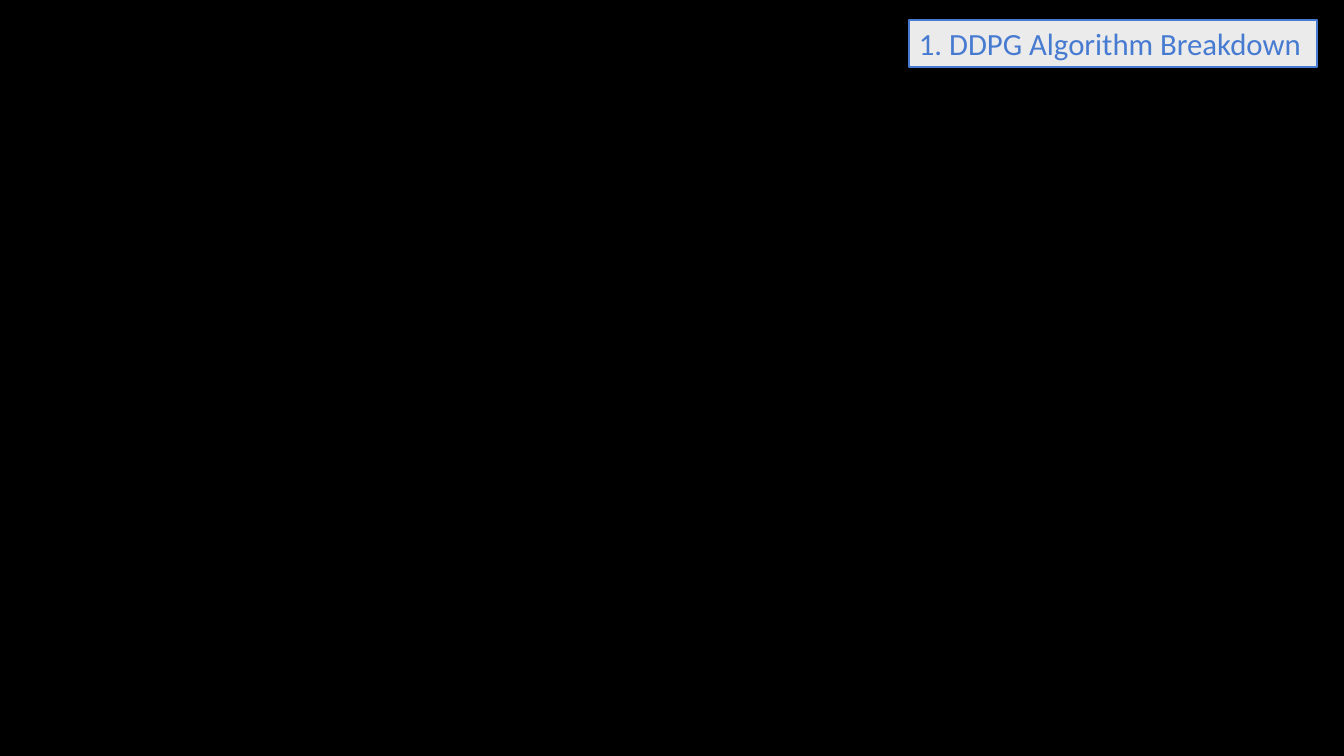
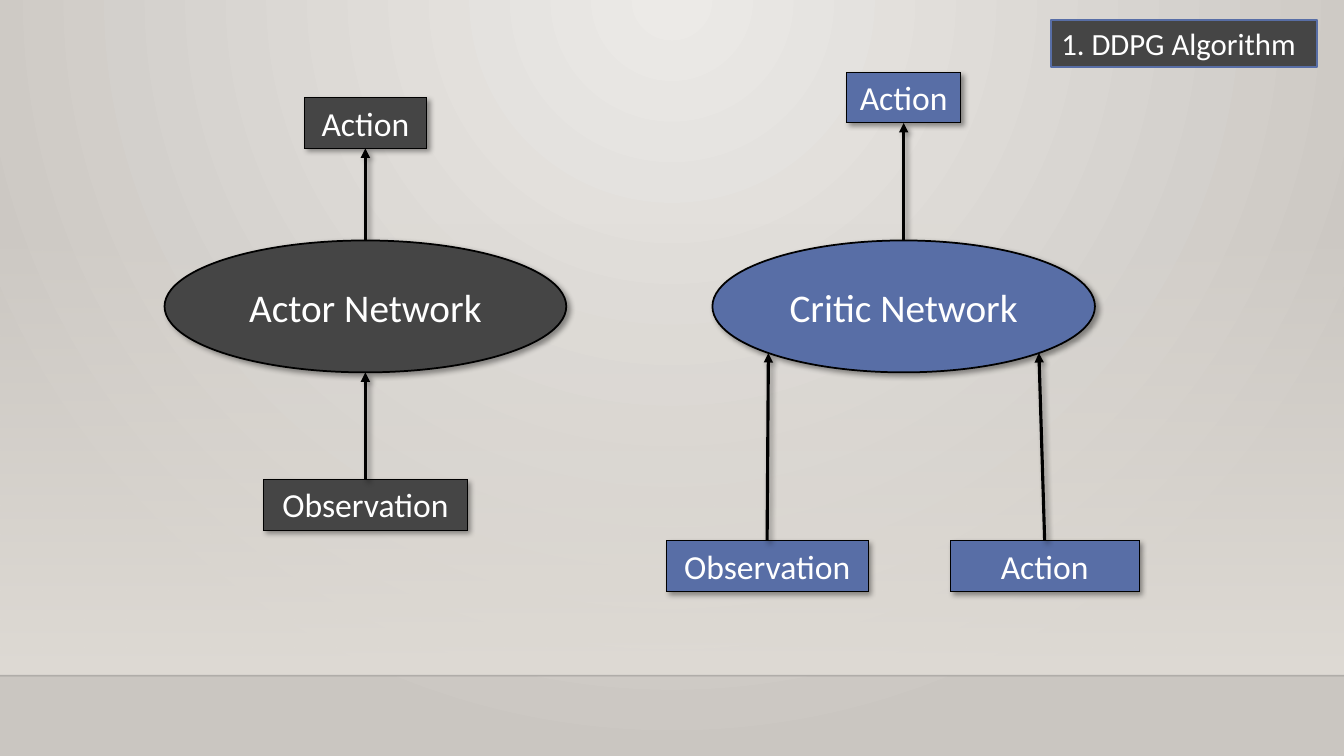
Before and after one commit to atkinssamuel/Multi-Agent-RL-for-Liquidation, a slide deck: slide 4 of Liquidation Using DDPG.pptx. Drawn at 1344x756 pixels with LibreOffice and Linux fonts; fonts in the diff are those of the drawing; background and template pictures are left out. Boxes give left, top, right and bottom in pixels: in the first picture for what was removed or moved away, otherwise in the second. Text is boxed around its words. In the diff, an @@ line names an element or a change of style, - is before the commit and + after.

```diff
--- a/Liquidation Using DDPG.pptx
+++ b/Liquidation Using DDPG.pptx
@@ background picture (left out) to gradient #ECEAE7 to #CAC7C1 @@
@@ rectangle "1. DDPG Algorithm" resized from (x1=909, y1=20, x2=1318, y2=68) to (x1=1052, y1=20, x2=1318, y2=68) @@
@@ rectangle "1. DDPG Algorithm" at (x1=1052, y1=20, x2=1318, y2=68): fill #EBEBEB to #454545; outline #477BD1 1.5 pt to #586EA6 1.5 pt @@
@@ text in rectangle at (x1=1061, y1=33, x2=1296, y2=61): text changed; text colour #477BD1 to #FFFFFF @@
-1. DDPG Algorithm Breakdown
+1. DDPG Algorithm
@@ rectangle added at (x1=847, y1=73, x2=961, y2=123), fill #586EA6, outline #000000 0.75 pt, 24 pt, text #FFFFFF @@
+Action
@@ rectangle added at (x1=304, y1=98, x2=427, y2=148), fill #454545, outline #000000 0.75 pt, 24 pt, text #FFFFFF @@
+Action
@@ arrow added from (366, 241) to (366, 148), #000000 2.25 pt @@
@@ arrow added from (904, 241) to (904, 123), #000000 2.25 pt @@
@@ rectangle added at (x1=0, y1=223, x2=1344, y2=676), fill gradient #DFDBD5 @@
@@ ellipse added at (x1=164, y1=241, x2=567, y2=373), fill #454545, outline #000000 1.25 pt, 28 pt, text #FFFFFF @@
+Actor Network
@@ ellipse added at (x1=713, y1=241, x2=1095, y2=373), fill #586EA6, outline #000000 1.25 pt, 28 pt, text #FFFFFF @@
+Critic Network
@@ arrow added from (767, 541) to (768, 353), #000000 2.25 pt @@
@@ arrow added from (1045, 541) to (1040, 353), #000000 2.25 pt @@
@@ arrow added from (366, 479) to (366, 372), #000000 2.25 pt @@
@@ rectangle added at (x1=264, y1=479, x2=468, y2=529), fill #454545, outline #000000 0.75 pt, 24 pt, text #FFFFFF @@
+Observation
@@ rectangle added at (x1=666, y1=541, x2=869, y2=592), fill #586EA6, outline #000000 0.75 pt, 24 pt, text #FFFFFF @@
+Observation
@@ rectangle added at (x1=951, y1=541, x2=1140, y2=592), fill #586EA6, outline #000000 0.75 pt, 24 pt, text #FFFFFF @@
+Action
@@ line added from (0, 676) to (1344, 676), #000001 1 pt @@
```
Also in this commit, not shown: 2 other slides changed, 2 slides added, 1 slide removed, 2 other files.
